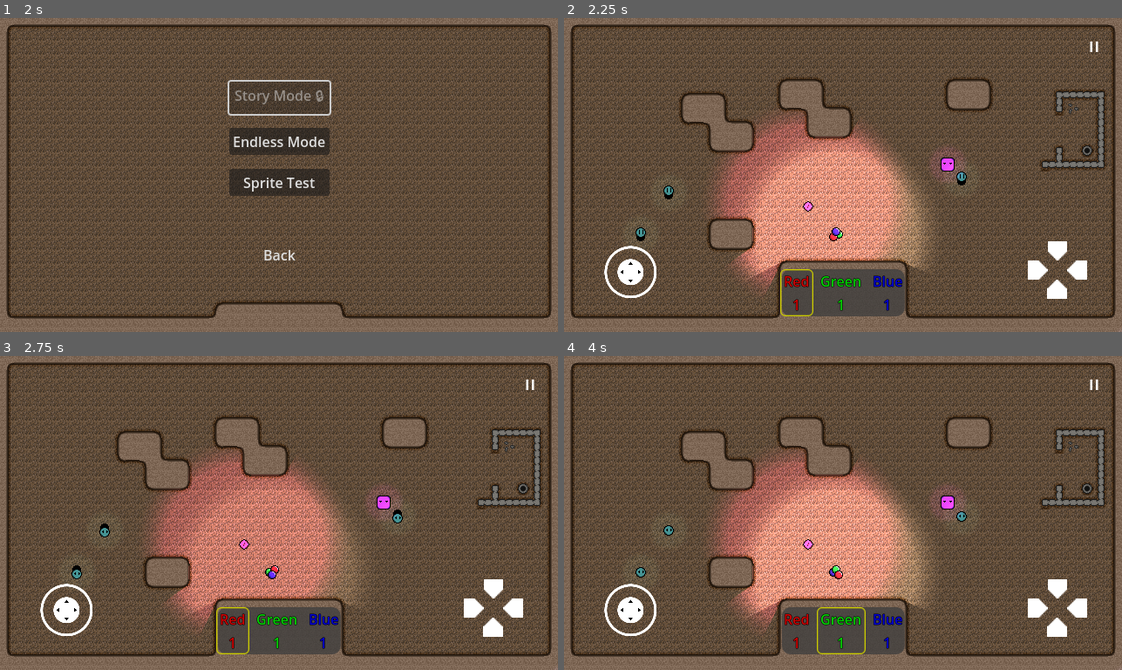
Above: before the commit, frames 1-4 (two rows, left to right).
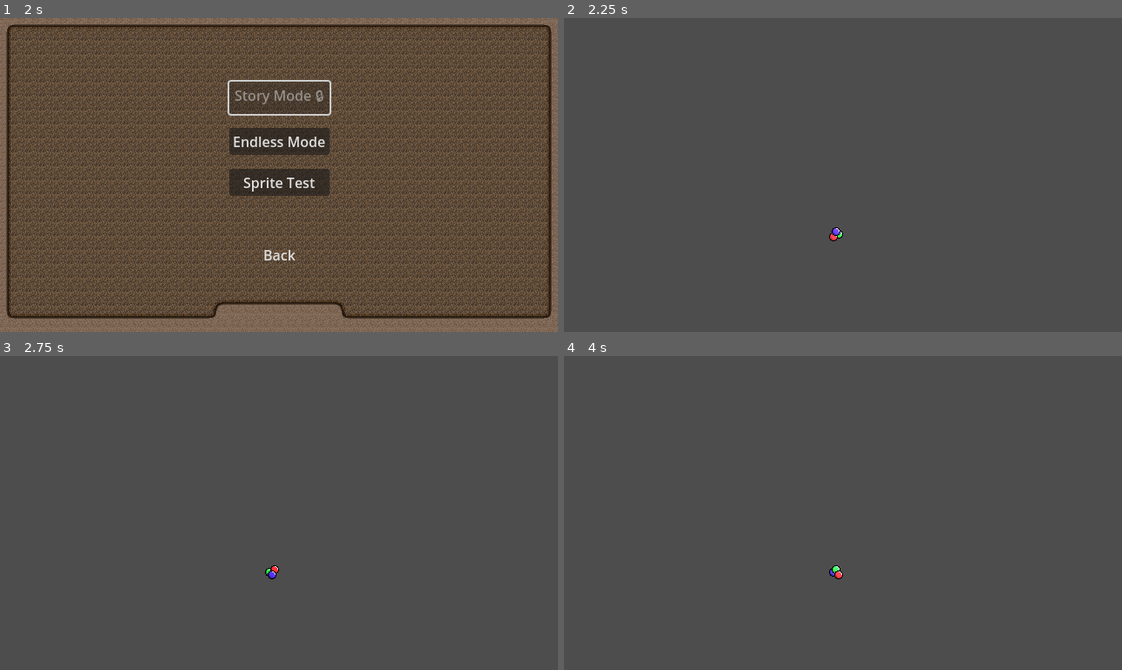
Above: after the commit, the same moments.

Repository: Degenerate-Games/shadows-below
Game: Godot game, scene res://scenes/menus/main_menu.tscn
The game is run twice, just before and just after one commit, with the same random seed, the same clock (stepped at 60 frames per second) and the same inputs.
Inputs (mouse positions are in pixels of both pictures, inside the frame that each line leads up to):
- Up to frame 1 (2 s): click (279, 206) at 0.5 s; click (279, 206) at 1.25 s
- Up to frame 2 (2.25 s): click "Endless Mode" at 2 s
- Up to frame 3 (2.75 s): no input
- Up to frame 4 (4 s): move the mouse to (965, 497) at 2.77 s; hold L (mixing_ui_right) 2.78-3.5 s; click (965, 497) at 2.92 s; drag from (731, 528) to (837, 572) at 3.52 s

Frame 1 is identical in both runs. In frame 2, 85% of the frame differs, in the area x 0-100%, y 0-100%; in frame 3, 85%; in frame 4, 85%.
Error before the commit: Invalid assignment of property or key 'global_position' with value of type 'Vector2' on a base object of type 'Nil'. (res://scripts/items/key_light.gd:59)
Error after the commit: Attempt to call function 'get_color' in base 'null instance' on a null instance. (res://scripts/level_generator.gd:71)

Commit message:
Remove HUD from endless scene

Diff:
--- a/scenes/levels/endless.tscn
+++ b/scenes/levels/endless.tscn
@@ -1,14 +1,9 @@
-[gd_scene load_steps=4 format=3 uid="uid://srhlqfih48tp"]
+[gd_scene load_steps=3 format=3 uid="uid://srhlqfih48tp"]
 
 [ext_resource type="Script" path="res://scripts/levels/endless.gd" id="1_11s4i"]
-[ext_resource type="PackedScene" uid="uid://dwa1q74mmrncc" path="res://scenes/ui/hud.tscn" id="1_n18p7"]
 [ext_resource type="PackedScene" uid="uid://b0no58d1y44c4" path="res://scenes/player.tscn" id="2_vx6l0"]
 
 [node name="Endless" type="Node2D"]
 script = ExtResource("1_11s4i")
 
-[node name="HUD" parent="." instance=ExtResource("1_n18p7")]
-offset_right = 640.0
-offset_bottom = 360.0
-
 [node name="Player" parent="." instance=ExtResource("2_vx6l0")]
